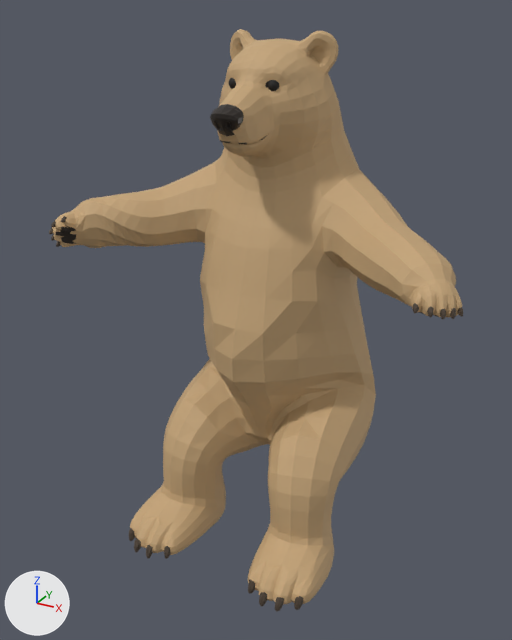
Before and after pictures for a commit that changed the glTF model assets/models/polar-bear/tripo-hand/polar-bear.rig.glb.
Camera for both pictures: a 50 mm camera at (0.56, -1.095, 1.032) aimed at (-0.007, -0.063, 0.516). The axes (+X, +Y, +Z) are drawn at lower left. The lights are the same throughout. The first picture is the older version. Vertices at exactly the same position are counted once.

Names of what the first picture shows: 'polar_bear.001'.
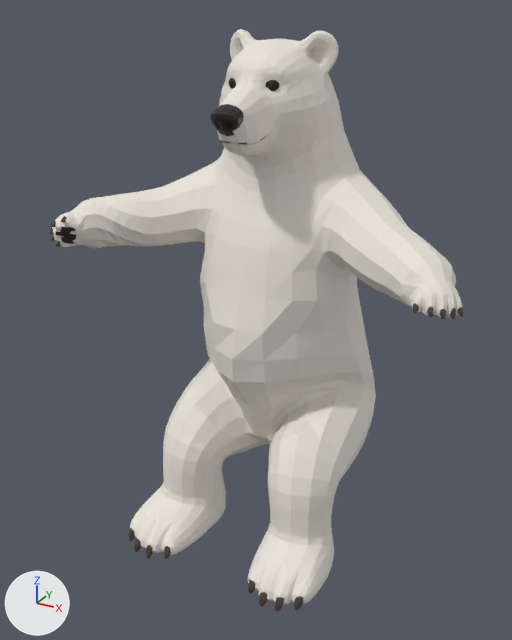
Commit message: feat(models): give the Tripo polar bear a white color map

Location of each change, [x1, y1, x2, y2] in pixels of the pictures (512 x 640 px):
part 1 of me_polar_bear, recoloured (brown to white)
    both: [52, 29, 462, 605]

Diff of the bpy script that builds the scene:
```diff
--- a/assets/models/polar-bear/tripo-hand/polar-bear.rig.glb.py
+++ b/assets/models/polar-bear/tripo-hand/polar-bear.rig.glb.py
@@ me_polar_bear @@
 me_polar_bear.from_pydata(...)  # 3320 vertices, 6328 faces; spans x -0.362..0.375, y -0.28..0.193, z 0.08..1.001
 # used by ob_polar_bear_001; location = (0.0, 0.0, 0.0)
+# me_polar_bear part 1: 4548 faces centred in x -0.362..0.371, y -0.271..0.191, z 0.08..1.0 are repainted in the vertex colours; the middle colour goes from brown #c4a478 to white #e9e4da
 me_polar_bear.materials.append(mat_fur)
```
